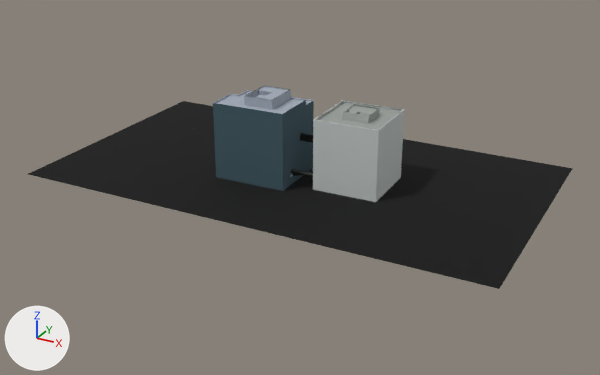
The glTF model public/twins/chatt/models/krystal-building-tallan-financial-center.glb, before and after one commit.
Before and after are seen from a camera (50 mm lens) standing at (177.0, -374.0, 180.0) and looking at (-26.0, -5.0, -5.0). Every picture has the same lights, and +X, +Y and +Z are marked at lower left. The picture after the commit comes second. Where no turn or scale is listed for an object, it has been applied to the vertices. Vertices at exactly the same position are counted once.
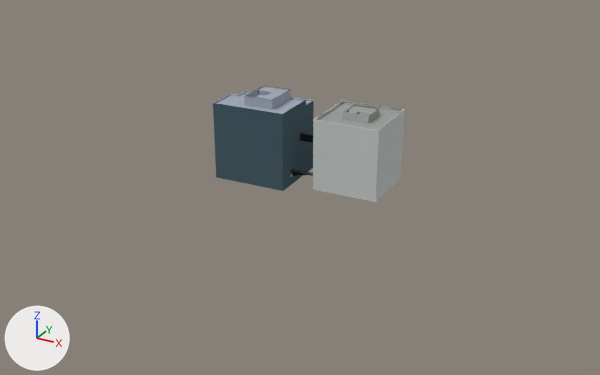
Where the newer file only moved an object's origin or applied its transform, the numbers keep the older frame.

What differs and where, as boxes (x1, y1, x2, y2) in the pictures (600 x 375 px; the box of a moved part takes in the faces that stretch with it):
'Mesh_0', reshaped: before (29, 86, 573, 289); after (213, 86, 404, 202)
part 1 of me_mesh_0, moved or reshaped (not visible afterwards): before (29, 101, 573, 289)

Patch to the scene script:
```diff
--- a/public/twins/chatt/models/krystal-building-tallan-financial-center.glb.py
+++ b/public/twins/chatt/models/krystal-building-tallan-financial-center.glb.py
@@ me_mesh_0 @@
 # used by ob_mesh_0; location = (-30.4, 6.1, 23.6)
-me_mesh_0.from_pydata(...)  # 763 vertices, 1547 faces; spans x -135.0..135.0, y -78.0..78.0, z -24.0..24.0
+me_mesh_0.from_pydata(...)  # 758 vertices, 1543 faces; spans x -95.0..53.0, y -30.0..29.0, z -24.0..24.0
+# me_mesh_0 part 1
+# 12 vertices are removed from x -135.0..135.0, y -78.0..78.0, z -24.0..-19.0
+# 267 faces are deleted
+# 2 vertices move within x -27.0, y 9.0, z -20.0
+# 7 vertices are added at x -28.0..-10.0, y 7.0..13.0, z -21.0..-19.0
+# 263 new faces join them, mat_palettematerial002 (picture img_palettebasecolor)
 me_mesh_0.materials.append(mat_palettematerial001)
```
